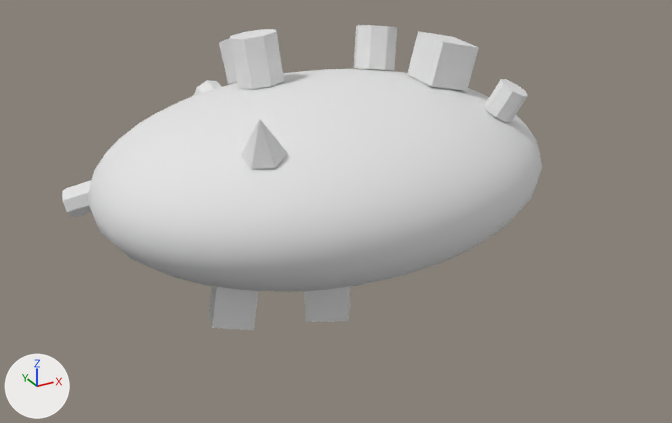
What one commit did to the glTF model public/Objects/object08_low.glb.
Camera for both pictures: a 50 mm lens placed at (-2.28, -4.28, 1.87), pointed at (0.02, -0.08, -0.22). Arrows for +X, +Y and +Z are at lower left; the lights stay in place. The first picture is the older version. Vertices at exactly the same position are counted once.

Objects in the first picture: 'object08_low'.
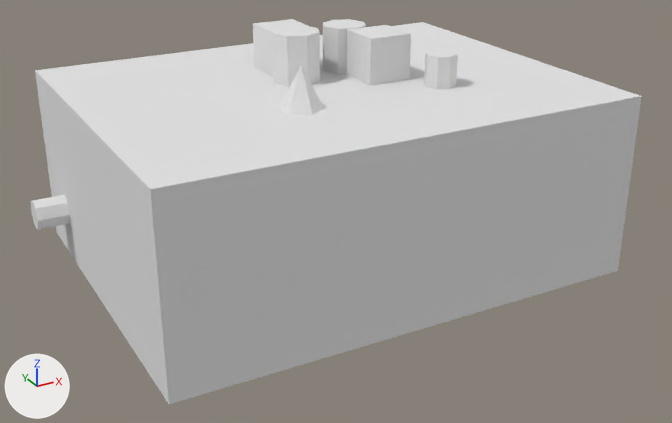
Changed parts and their boxes (x1, y1, x2, y2) in the pictures (672 x 423 px):
'object08_low', reshaped (27% wider, 26% taller): before (62, 25, 542, 330); after (30, 19, 642, 404)
part 1 of me_sphere_021, added: after (35, 22, 642, 404)
part 2 of me_sphere_021, added: after (323, 19, 366, 74)
part 3 of me_sphere_021, added: after (253, 19, 308, 77)
part 4 of me_sphere_021, added: after (279, 65, 324, 115)
part 5 of me_sphere_021, added: after (424, 49, 458, 89)
part 6 of me_sphere_021, added: after (347, 25, 411, 85)
part 7 of me_sphere_021, added: after (30, 195, 70, 229)
part 8 of me_sphere_021, added: after (271, 25, 320, 86)
part 9 of me_sphere_021, deleted: before (88, 69, 542, 292)
part 10 of me_sphere_021, deleted: before (484, 79, 528, 122)
part 11 of me_sphere_021, deleted: before (354, 25, 397, 70)
part 12 of me_sphere_021, deleted: before (62, 180, 92, 218)
part 13 of me_sphere_021, deleted: before (230, 29, 284, 89)
part 14 of me_sphere_021, deleted: before (193, 80, 222, 96)
part 15 of me_sphere_021, deleted: before (407, 31, 479, 91)
part 16 of me_sphere_021, deleted: before (208, 286, 258, 330)
part 17 of me_sphere_021, deleted: before (219, 38, 237, 84)
part 18 of me_sphere_021, deleted: before (304, 287, 350, 322)
part 19 of me_sphere_021, deleted: before (241, 119, 288, 169)

What changed in the scene script:
```text
Change me_sphere_021:
    used by ob_object08_low; location = (0.0, 0.0, 0.0)
    remove me_sphere_021.from_pydata(...)  # 601 vertices, 1158 faces; spans x -1.35..1.3, y -1.0..1.19, z -0.72..0.76
    add me_sphere_021.from_pydata(...)  # 127 vertices, 210 faces; spans x -1.47..1.3, y -1.0..1.2, z -0.73..0.77
    me_sphere_021 part 1: a new loose piece, a box spanning x -1.3..1.3, y -1.0..1.0, z -0.5..0.5, in mat_mat_object08_low (white #e5e5e5)
    me_sphere_021 part 2: a new loose piece, an 8-sided cylinder along z spanning x 0.11..0.36, y 0.09..0.34, z 0.5..0.75, in mat_mat_object08_low (white #e5e5e5)
    me_sphere_021 part 3: a new loose piece, a box spanning x -0.19..0.05, y 0.23..0.48, z 0.5..0.75, in mat_mat_object08_low (white #e5e5e5)
    me_sphere_021 part 4: a new loose piece, a 6-sided cone pointing to +z spanning x -0.41..-0.22, y -0.46..-0.24, z 0.5..0.72, in mat_mat_object08_low (white #e5e5e5)
    me_sphere_021 part 5: a new loose piece, an 8-sided cylinder along z spanning x 0.43..0.6, y -0.42..-0.25, z 0.5..0.67, in mat_mat_object08_low (white #e5e5e5)
    me_sphere_021 part 6: a new loose piece, a box spanning x 0.19..0.43, y -0.16..0.08, z 0.5..0.75, in mat_mat_object08_low (white #e5e5e5)
    me_sphere_021 part 7: a new loose piece, an 8-sided cylinder along x spanning x -1.47..-1.3, y 0.55..0.72, z -0.29..-0.12, in mat_mat_object08_low (white #e5e5e5)
    me_sphere_021 part 8: a new loose piece, an 8-sided cylinder along z spanning x -0.24..0.03, y -0.01..0.26, z 0.5..0.77, in mat_mat_object08_low (white #e5e5e5)
    me_sphere_021 part 9: the loose piece of 482 vertices spanning x -1.3..1.3, y -1.0..1.0, z -0.5..0.5 is deleted
    me_sphere_021 part 10: the loose piece of 16 vertices spanning x 0.77..0.99, y -0.56..-0.34, z 0.28..0.51 is deleted
    me_sphere_021 part 11: the loose piece of 16 vertices spanning x 0.4..0.69, y 0.24..0.53, z 0.39..0.69 is deleted
    me_sphere_021 part 12: the loose piece of 16 vertices spanning x -1.35..-1.1, y 0.36..0.6, z -0.21..0.01 is deleted
    me_sphere_021 part 13: the loose piece of 16 vertices spanning x -0.42..-0.13, y 0.1..0.4, z 0.46..0.76 is deleted
    me_sphere_021 part 14: the loose piece of 16 vertices spanning x -0.33..-0.11, y 0.92..1.19, z 0.01..0.27 is deleted
    me_sphere_021 part 15: the loose piece of 8 vertices spanning x 0.56..0.86, y -0.2..0.06, z 0.39..0.7 is deleted
    me_sphere_021 part 16: the loose piece of 8 vertices spanning x -0.86..-0.56, y -0.47..-0.17, z -0.64..-0.35 is deleted
    me_sphere_021 part 17: the loose piece of 8 vertices spanning x -0.29..-0.03, y 0.46..0.77, z 0.36..0.68 is deleted
    me_sphere_021 part 18: the loose piece of 8 vertices spanning x -0.33..-0.01, y -0.51..-0.17, z -0.72..-0.44 is deleted
    me_sphere_021 part 19: the loose piece of 7 vertices spanning x -0.69..-0.5, y -0.62..-0.41, z 0.32..0.57 is deleted
    other edits to the shape of me_sphere_021 do not show in these pictures
```
